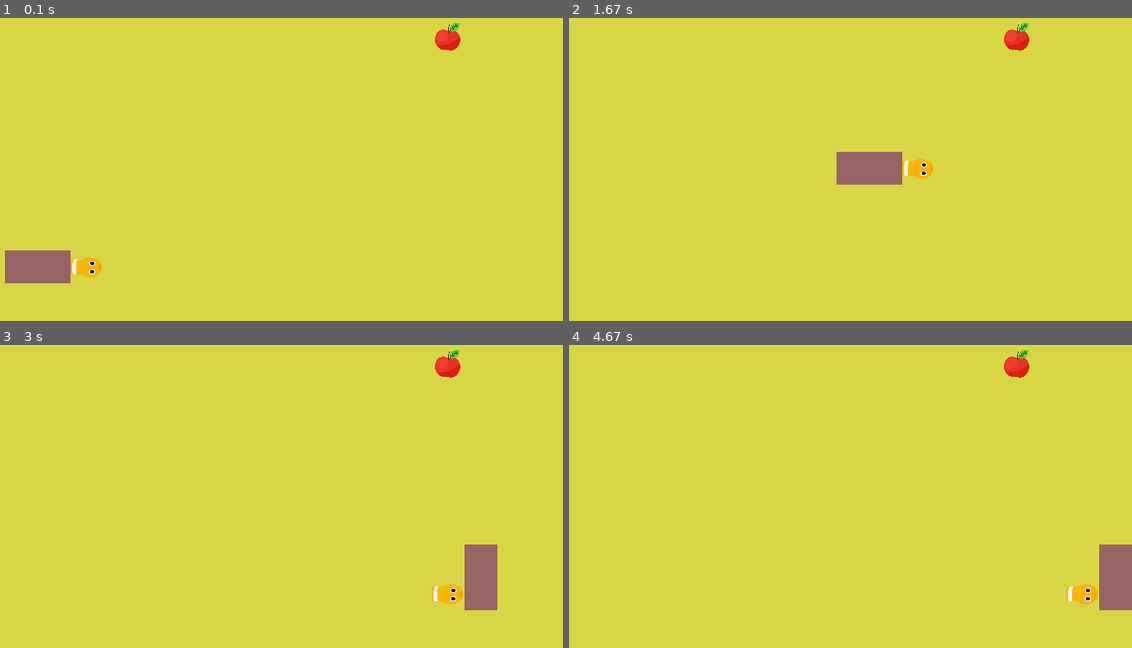
Above: before the commit, frames 1-4 (two rows, left to right).
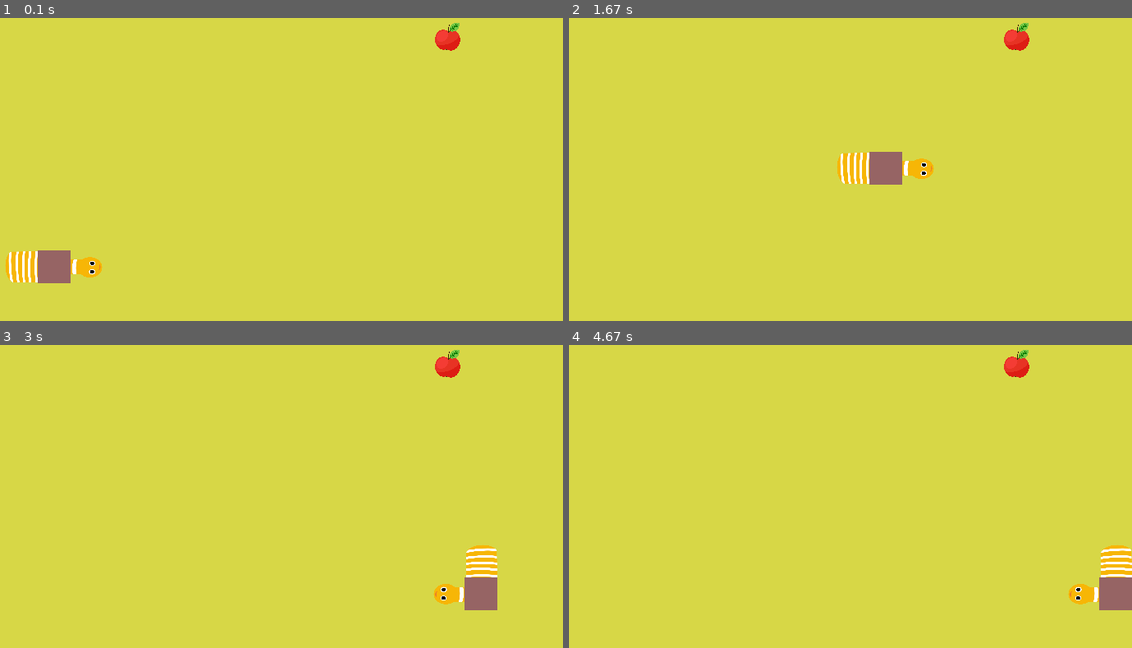
Above: after the commit, the same moments.

Repository: novenopatch/pygame-test
Game: pygame game, started from src/Snake/main.py
The game is run twice, just before and just after one commit, with the same random seed, the same clock (stepped at 60 frames per second) and the same inputs.
Inputs:
- Up to frame 1 (0.1 s): no input
- Up to frame 2 (1.67 s): hold Right 0.33-0.8 s; hold Up 0.83-1.3 s; hold Right from 1.33 s (still down)
- Up to frame 3 (3 s): release Right at 1.8 s; hold Down 2.4-2.7 s; hold Left from 2.73 s (still down)
- Up to frame 4 (4.67 s): release Left at 3.13 s; hold Up 3.17-3.53 s; hold Right 3.57-4.2 s; hold Down 4.23-4.6 s; hold Left from 4.63 s (still down)

The runs differ from the first frame. In frame 1, 0.6% of the frame differs, in the area x 0-7%, y 76-88%; in frame 2, 0.6%; in frame 3, 0.8%, in the area x 76-89%, y 65-86%; in frame 4, 0.8%.

Commit message:
bug with tail

Diff:
--- a/src/Snake/main.py
+++ b/src/Snake/main.py
@@ -44,17 +44,16 @@
                                                (int(cellSize), int(cellSize)))
 
     def drawSnake(self):
-        # for block in self.body:
-        #    posX = int(block.x * cellSize)
-        #    posY = int(block.y * cellSize)
-        #    blockRect = pygame.Rect(posX,posY,cellSize,cellSize)
-        #    pygame.draw.rect(screen, (183, 111, 122), blockRect)
+        self.updateHeadGraphics()
+        self.updateTailGraphics()
         for index, block in enumerate(self.body):
             posX = int(block.x * cellSize)
             posY = int(block.y * cellSize)
             blockRect = pygame.Rect(posX, posY, cellSize, cellSize)
             if index == 0:
-                screen.blit(self.headRight, blockRect)
+                screen.blit(self.head, blockRect)
+            elif index == len(self.body) -1 :
+                screen.blit(self.tail,blockRect)
             else:
                 pygame.draw.rect(screen, (150, 100, 100), blockRect)
 
@@ -90,10 +89,28 @@
             if self.direction.x != 1:
                 self.direction = pygame.math.Vector2(-1, 0)
 
+    def updateHeadGraphics(self):
+        headRelation = self.body[1] - self.body[0]
+        if headRelation == pygame.math.Vector2(1,0): self.head = self.headLeft
+        elif headRelation == pygame.math.Vector2(-1,0): self.head = self.headRight
+        elif headRelation == pygame.math.Vector2(0,1): self.head = self.headUp
+        elif headRelation == pygame.math.Vector2(0,-1): self.head = self.headDown
+
+    def updateTailGraphics(self):
+        tailRelation = self.body[2] - self.body[1]
+        if tailRelation == pygame.math.Vector2(1, 0):
+            self.tail = self.tailLeft
+        elif tailRelation == pygame.math.Vector2(-1, 0):
+            self.tail = self.tailRight
+        elif tailRelation == pygame.math.Vector2(0, 1):
+            self.tail = self.tailUp
+        elif tailRelation == pygame.math.Vector2(0, -1):
+            self.tail = self.tailDown
+
 
 class Fruit(pygame.sprite.Sprite):
     def __init__(self):
-        # super().__init__()
+        super().__init__()
         self.randomize()
 
     def randomize(self):
